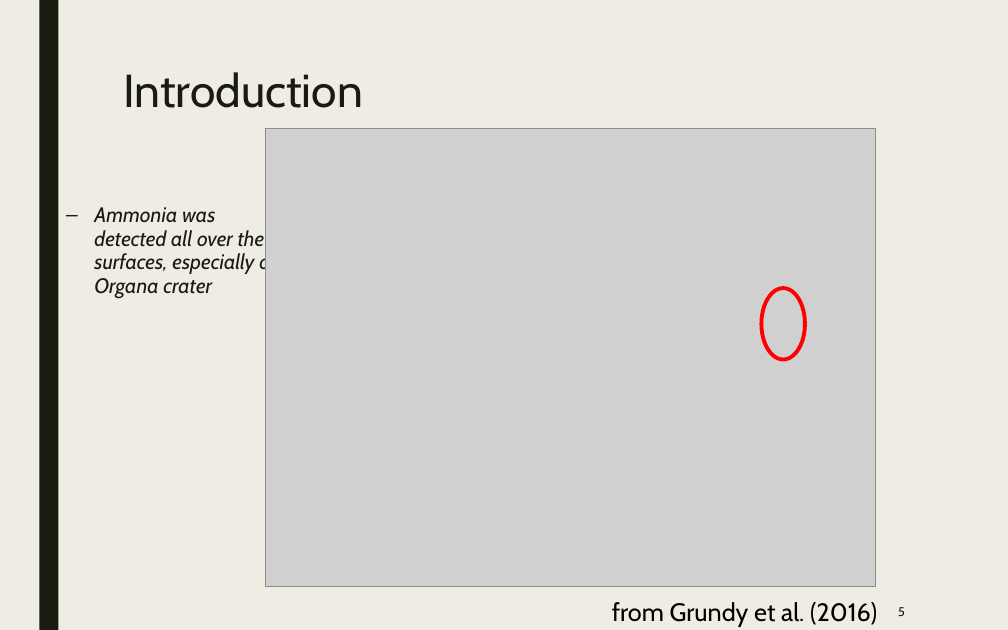
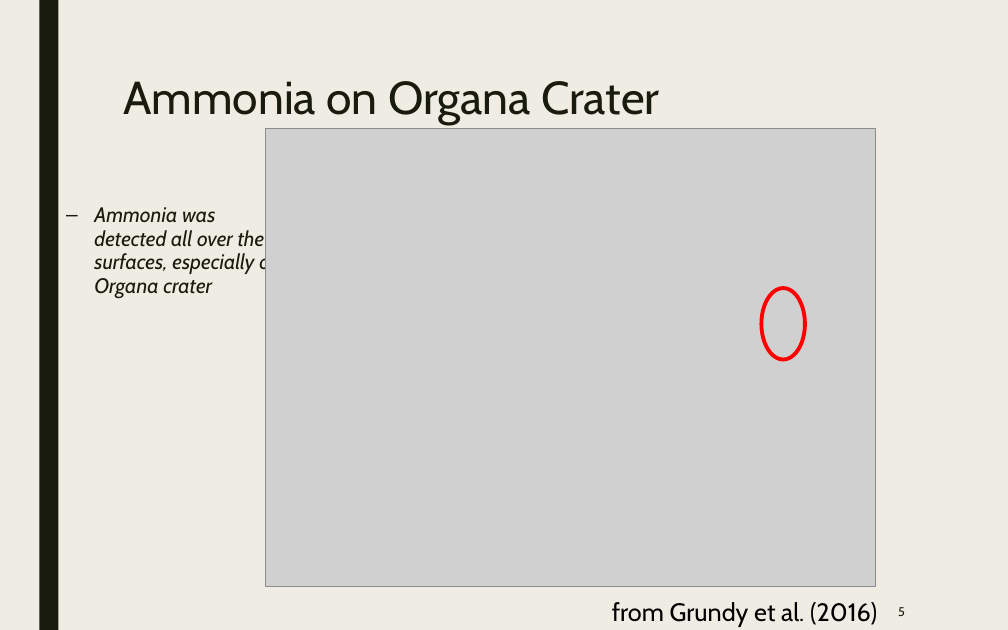
Before and after one commit to samuello1228/lily, a slide deck: slide 5 of doc/VUV and EUV irradiation of CH4 + NH3.pptx. Drawn at 1008x630 pixels with LibreOffice and Linux fonts; fonts in the diff are those of the drawing; grey boxes stand for pictures. Boxes give left, top, right and bottom in pixels: in the first picture for what was removed or moved away, otherwise in the second. Text is boxed around its words. In the diff, an @@ line names an element or a change of style, - is before the commit and + after.

```diff
--- a/doc/VUV and EUV irradiation of CH4 + NH3.pptx
+++ b/doc/VUV and EUV irradiation of CH4 + NH3.pptx
@@ title at <box>123,81,659,125</box>: text changed @@
-Introduction
+  Ammonia on Organa Crater
```
Also in this commit, not shown: 8 other slides changed, 1 slide added, 1 slide removed.
